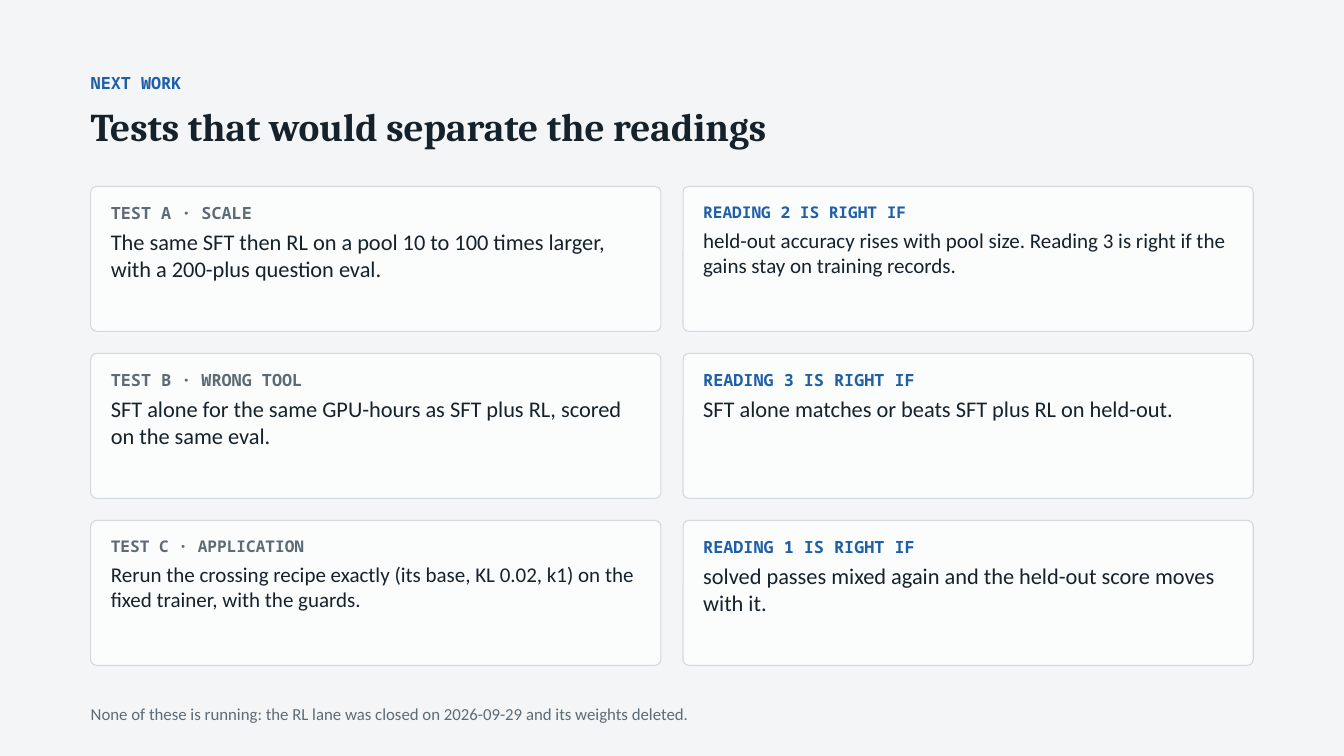
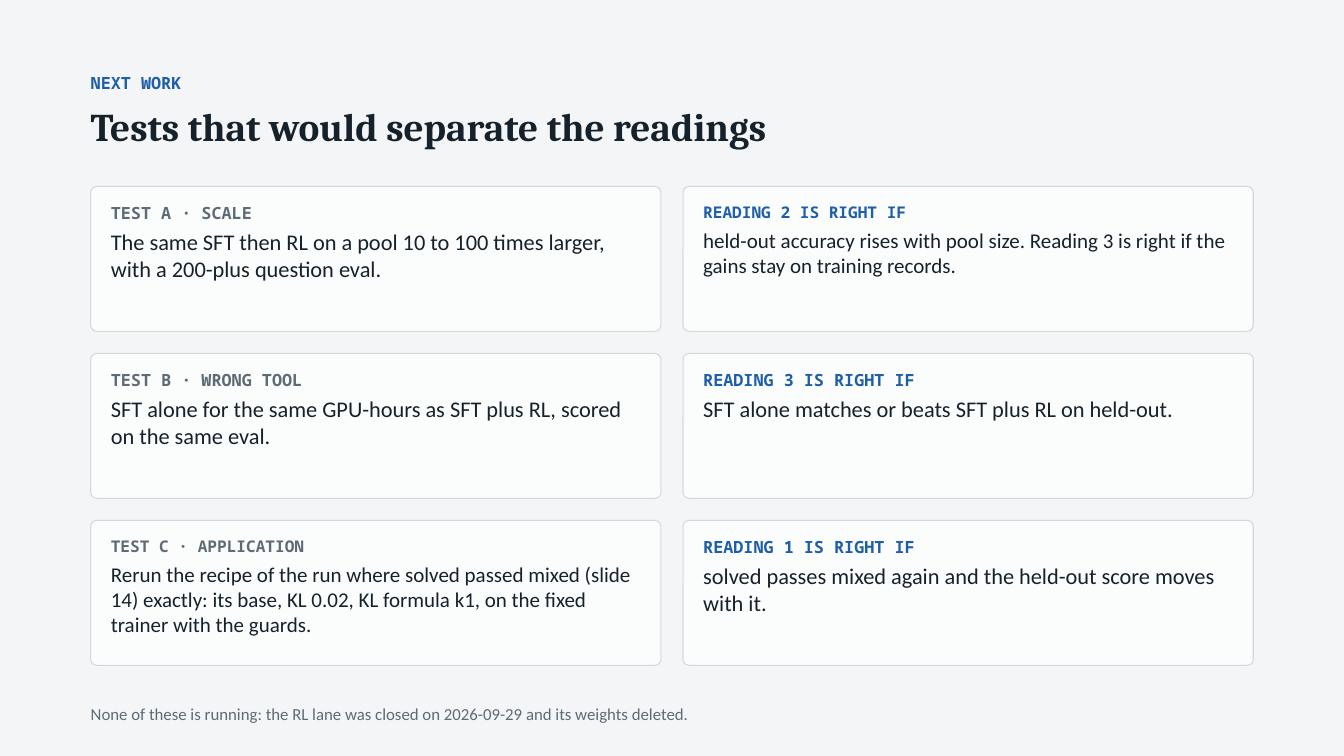
Before and after one commit to thistleknot/rl_v2_share, a slide deck: slide 29 of docs/RL_V2_rl.pptx. Drawn at 1344x756 pixels with LibreOffice and Linux fonts; fonts in the diff are those of the drawing. Boxes give left, top, right and bottom in pixels: in the first picture for what was removed or moved away, otherwise in the second. Text is boxed around its words. In the diff, an @@ line names an element or a change of style, - is before the commit and + after.

```diff
--- a/docs/RL_V2_rl.pptx
+++ b/docs/RL_V2_rl.pptx
@@ text at (111,567,631,636): text changed @@
-Rerun the crossing recipe exactly (its base, KL 0.02, k1) on the fixed trainer, with the guards.
+Rerun the recipe of the run where solved passed mixed (slide 14) exactly: its base, KL 0.02, KL formula k1, on the fixed trainer with the guards.
```
Also in this commit, not shown: 9 other slides changed.
